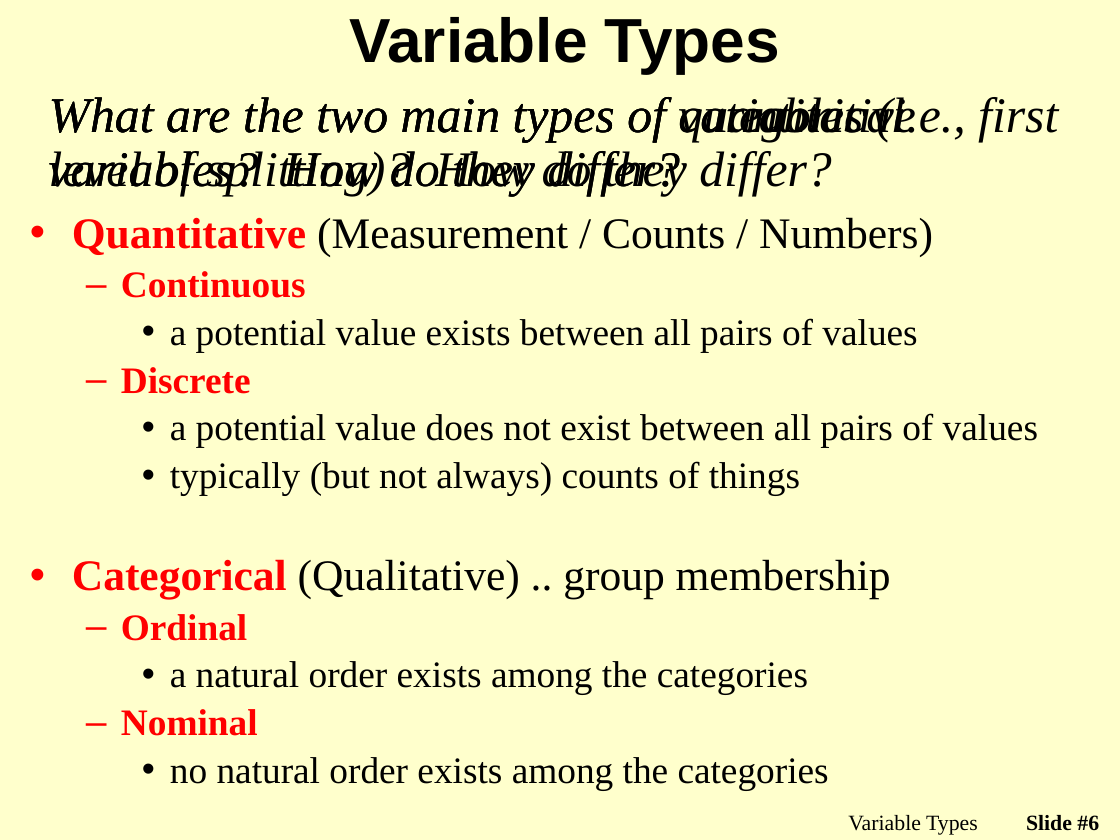
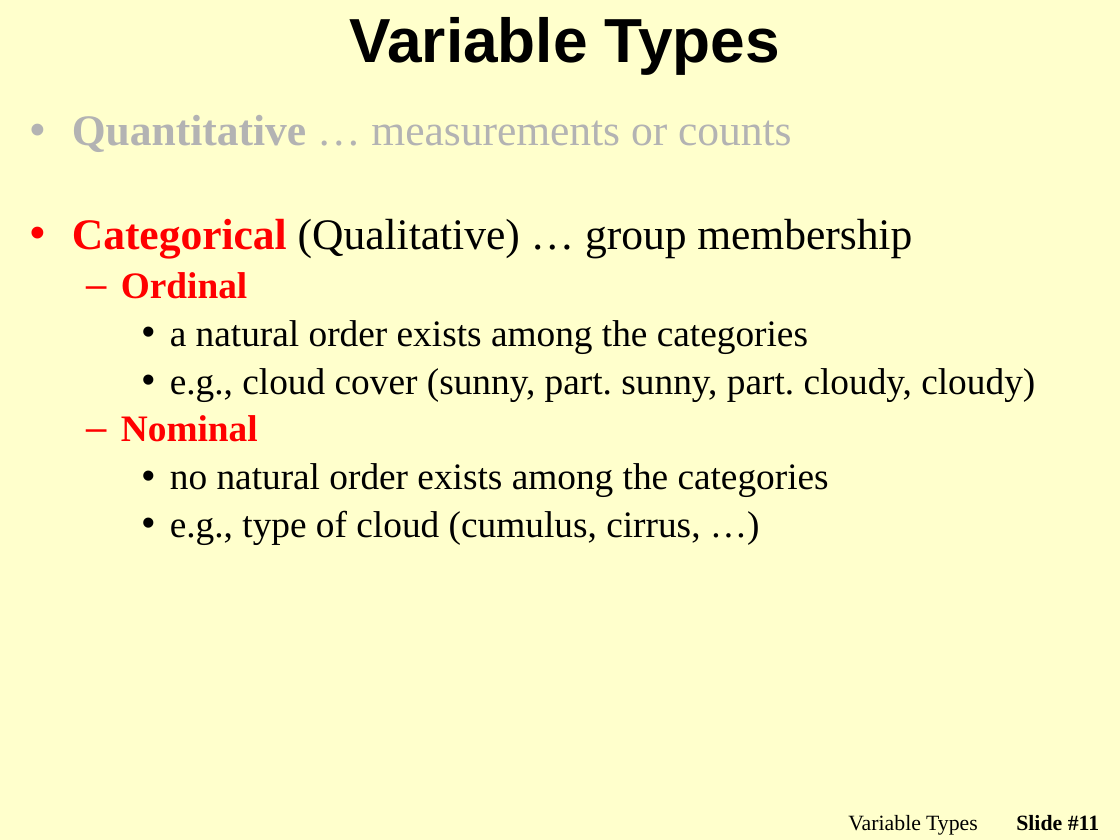
Before and after one commit to droglenc/NCMTH107, a slide deck: slide 11 of lecture/Slides/01_Foundations_II.pptx (slide 6 before the commit). Drawn at 1120x840 pixels with LibreOffice and Linux fonts; fonts in the diff are those of the drawing; background and template pictures are left out. Boxes give left, top, right and bottom in pixels: in the first picture for what was removed or moved away, otherwise in the second. Text is boxed around its words. In the diff, an @@ line names an element or a change of style, - is before the commit and + after.

```diff
--- a/lecture/Slides/01_Foundations_II.pptx
+++ b/lecture/Slides/01_Foundations_II.pptx
@@ text "Quantitative … measurements or counts" moved from (x1=72, y1=217, x2=1038, y2=790) to (x1=72, y1=115, x2=1035, y2=544) @@
@@ text removed at (x1=49, y1=97, x2=1058, y2=196) @@
-What are the two main types of variables (i.e., first level of splitting)? How do they differ?
@@ text removed at (x1=49, y1=97, x2=916, y2=196) @@
-What are the two main types of quantitative variables? How do they differ?
@@ text at (x1=72, y1=115, x2=912, y2=258): text changed; size 24 to 28 pt; text colour #000000 to #B3B3B3 @@
-• Quantitative (Measurement / Counts / Numbers)
-  – Continuous
-    • a potential value exists between all pairs of values
-  – Discrete
-    • a potential value does not exist between all pairs of values
-    • typically (but not always) counts of things
-• Categorical (Qualitative) .. group membership
+• Quantitative … measurements or counts
+• Categorical (Qualitative) … group membership
@@ text removed at (x1=452, y1=97, x2=905, y2=196) @@
-What are the two main types of categorical variables? How do they differ?
@@ text at (x1=170, y1=368, x2=1035, y2=401): paragraph added @@
+    • e.g., cloud cover (sunny, part. sunny, part. cloudy, cloudy)
@@ text at (x1=170, y1=510, x2=700, y2=544): paragraph added @@
+    • e.g., type of cloud (cumulus, cirrus, …)
@@ page number at (x1=1016, y1=815, x2=1099, y2=831): text changed @@
-Slide #6
+Slide #11
```
Also in this commit, not shown: 3 other slides changed, 6 slides added, 2 slides removed, 3 other files.
